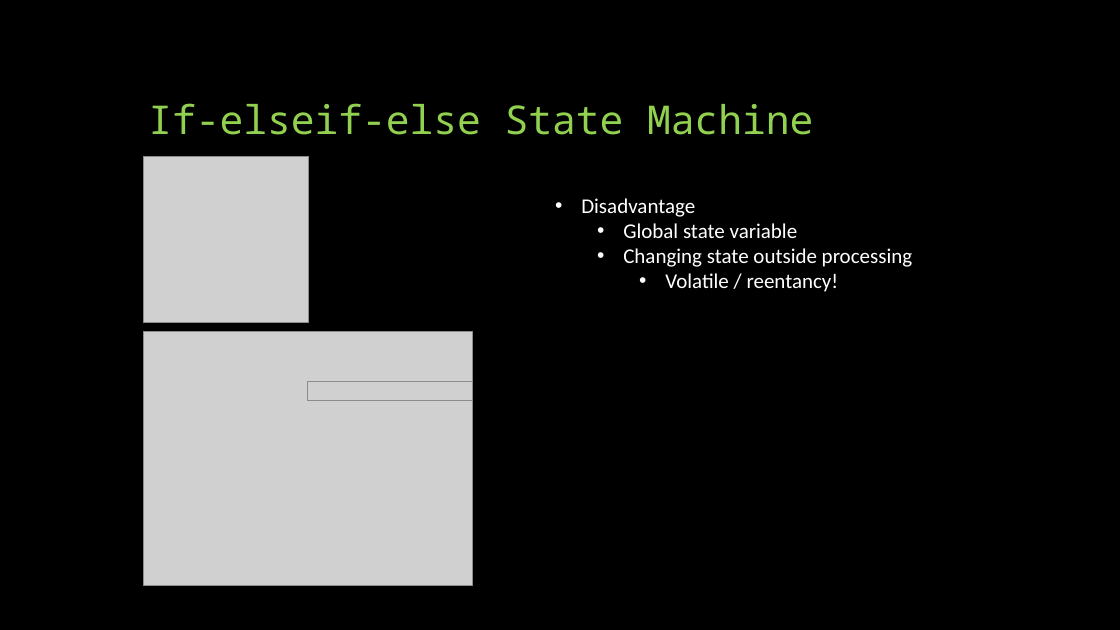
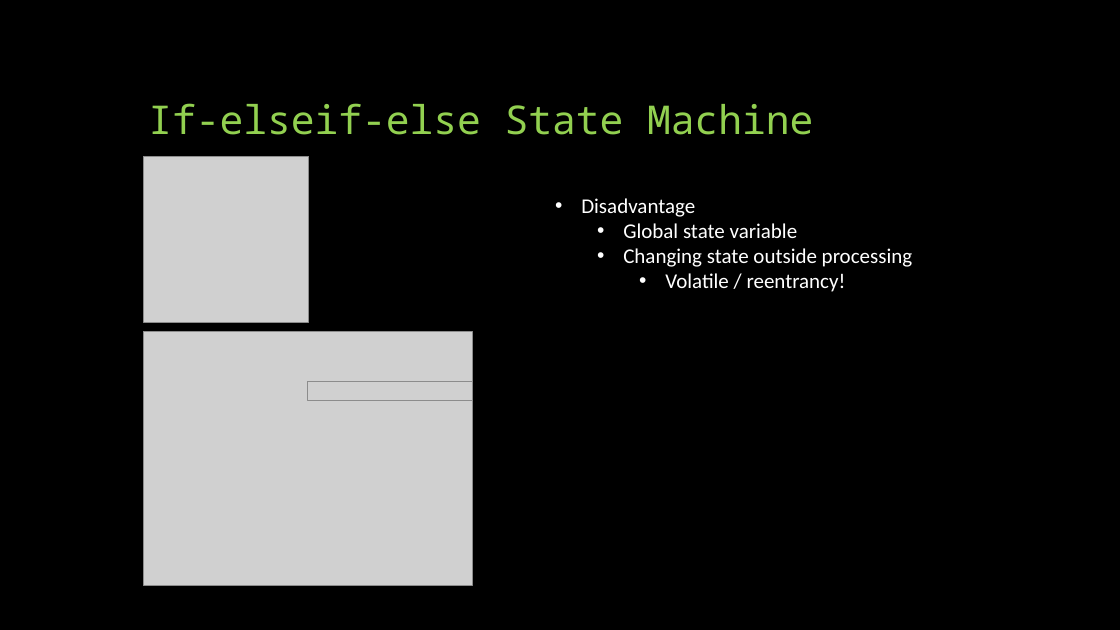
Before and after one commit to ustoeckli/INTRO_robot_ks, a slide deck: slide 4 of INTRO Recap – SW04.pptx. Drawn at 1120x630 pixels with LibreOffice and Linux fonts; fonts in the diff are those of the drawing; grey boxes stand for pictures. Boxes give left, top, right and bottom in pixels: in the first picture for what was removed or moved away, otherwise in the second. Text is boxed around its words. In the diff, an @@ line names an element or a change of style, - is before the commit and + after.

```diff
--- a/INTRO Recap – SW04.pptx
+++ b/INTRO Recap – SW04.pptx
@@ text at [665, 273, 846, 292]: text changed @@
-    • Volatile / reentancy!
+    • Volatile / reentrancy!
```
Also in this commit, not shown: 4 other slides changed, 2 slides added.
